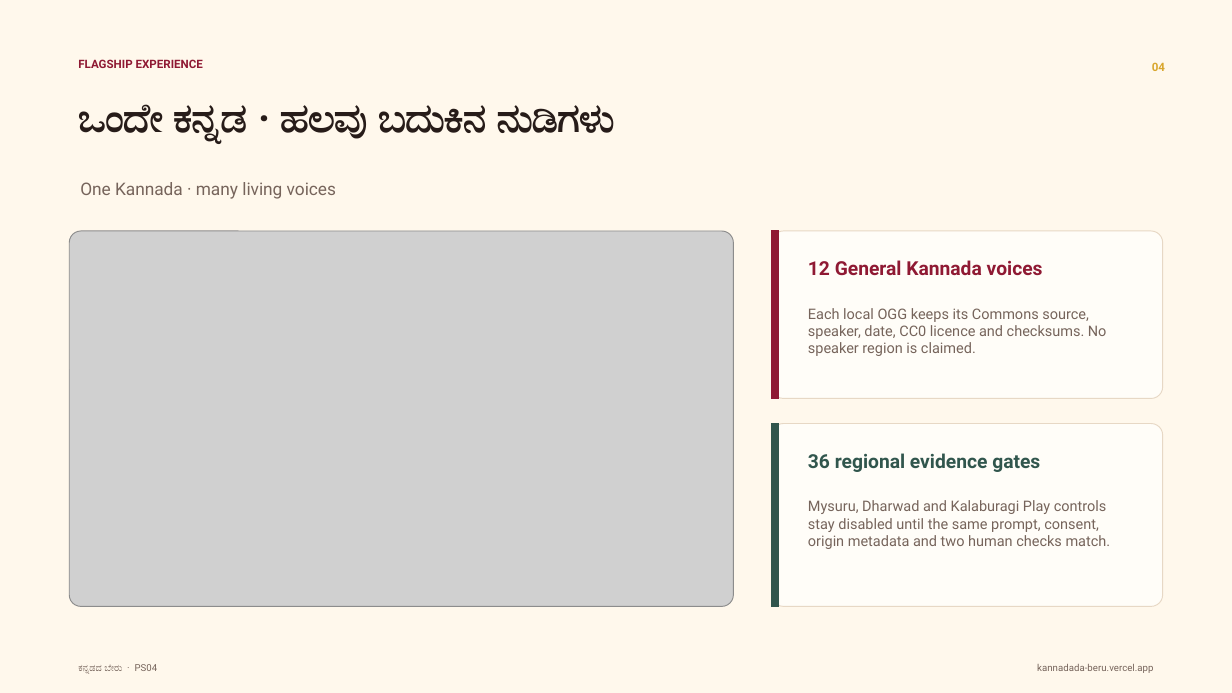
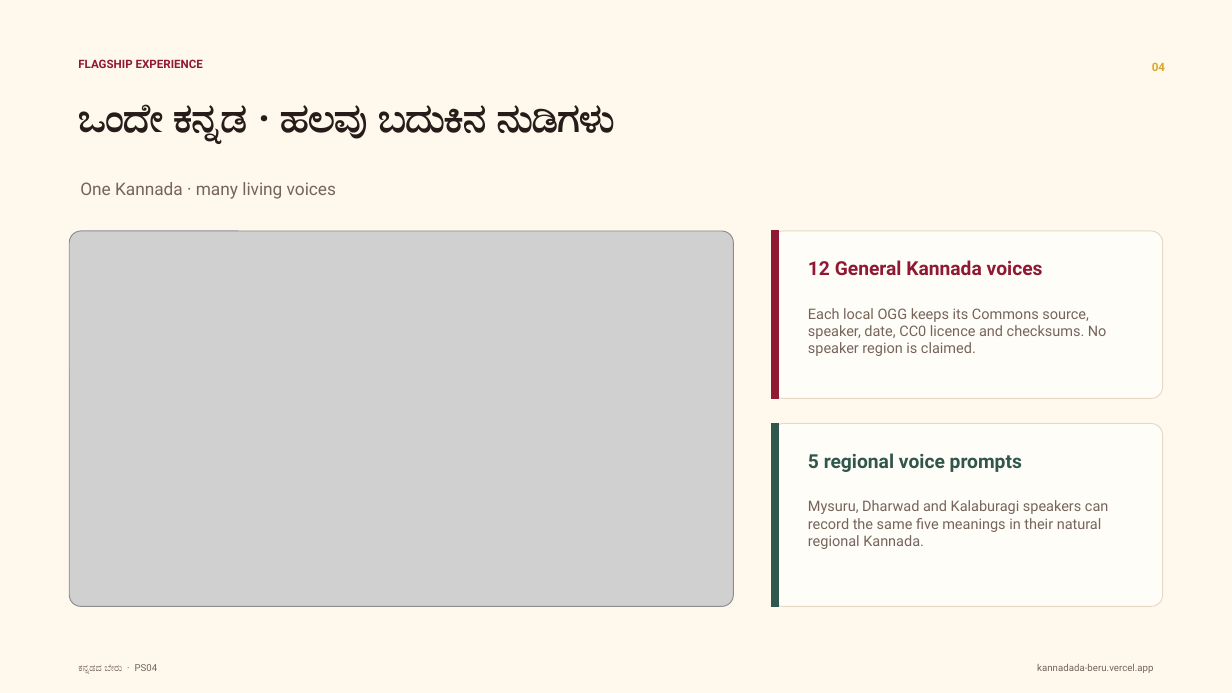
Before and after one commit to DSGAMING98/kannadada-beru, a slide deck: slide 4 of Kannadada Beru Final Presentation/Kannadada_Beru_Submission_2026_RELEASE.pptx. Drawn at 1232x693 pixels with LibreOffice and Linux fonts; fonts in the diff are those of the drawing; grey boxes stand for pictures. Boxes give left, top, right and bottom in pixels: in the first picture for what was removed or moved away, otherwise in the second. Text is boxed around its words. In the diff, an @@ line names an element or a change of style, - is before the commit and + after.

```diff
--- a/Kannadada Beru Final Presentation/Kannadada_Beru_Submission_2026_RELEASE.pptx
+++ b/Kannadada Beru Final Presentation/Kannadada_Beru_Submission_2026_RELEASE.pptx
@@ text at (x1=808, y1=453, x2=1022, y2=472): text changed @@
-36 regional evidence gates
+5 regional voice prompts
@@ text at (x1=808, y1=500, x2=1108, y2=549): text changed @@
-Mysuru, Dharwad and Kalaburagi Play controls stay disabled until the same prompt, consent, origin metadata and two human checks match.
+Mysuru, Dharwad and Kalaburagi speakers can record the same five meanings in their natural regional Kannada.
```
Also in this commit, not shown: 7 other slides changed, 16 other files.
